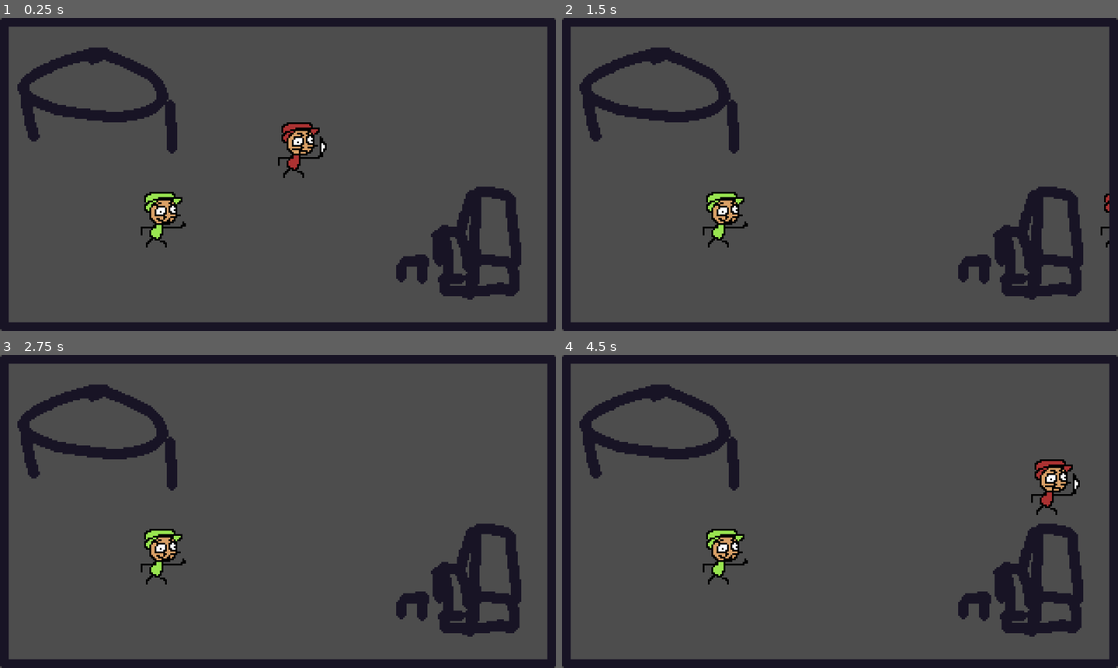
Above: before the commit, frames 1-4 (two rows, left to right).
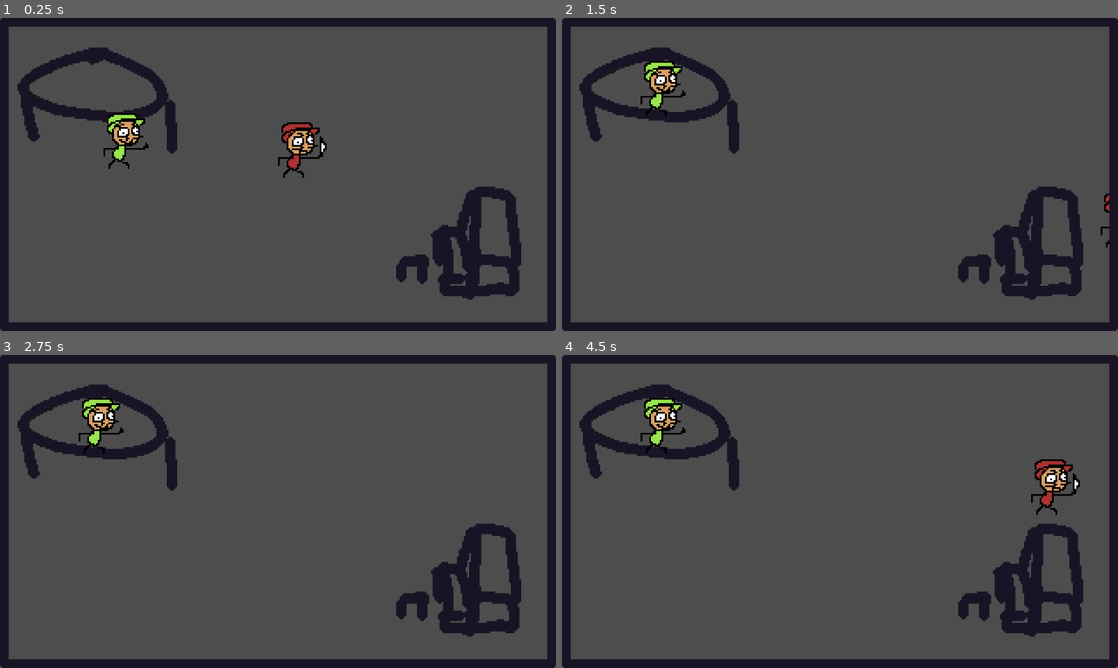
Above: after the commit, the same moments.

Repository: Buzabs/murder84
Game: Godot game, scene res://Maps/test_map.tscn
Same seed, same stepped clock (60 frames per second), same inputs: the game is played once before the commit and once after it.
Inputs:
- Up to frame 1 (0.25 s): no input
- Up to frame 2 (1.5 s): hold D (Right) 0.53-1.28 s; hold S (Down) from 1.28 s (still down)
- Up to frame 3 (2.75 s): release S (Down) at 2.03 s; hold D (Right) from 2.03 s (still down)
- Up to frame 4 (4.5 s): tap Enter at 2.75, 4.25 s; release D (Right) at 2.78 s; hold W (Up) 2.78-3.53 s; tap Space at 3.5 s; hold A (Left) from 3.53 s (still down)

The runs differ from the first frame. In frame 1, 1.5% of the frame differs, in the area x 18-34%, y 30-74%; in frame 2, 1.5%, in the area x 14-34%, y 13-74%; in frame 3, 1.5%; in frame 4, 1.5%.

Commit message:
NPC wander fixed
better wandering, can now set action positions and action time

Diff:
--- a/Maps/test_map.tscn
+++ b/Maps/test_map.tscn
@@ -14,13 +14,15 @@
 [node name="Room" type="Sprite2D" parent="." unique_id=137493563]
 texture = ExtResource("2_hj615")
 
-[node name="Marker2D" type="Marker2D" parent="." unique_id=1370893264]
+[node name="Table" type="Marker2D" parent="." unique_id=1370893264]
 position = Vector2(-102, -52)
 
-[node name="Marker2D2" type="Marker2D" parent="." unique_id=925323056]
-position = Vector2(113, 43)
+[node name="Piano" type="Marker2D" parent="." unique_id=925323056]
+position = Vector2(112, 45)
 
-[node name="Npc" parent="." unique_id=1508994874 node_paths=PackedStringArray("targets") instance=ExtResource("3_p5beq")]
+[node name="Npc" parent="." unique_id=1508994874 node_paths=PackedStringArray("actions") instance=ExtResource("3_p5beq")]
 position = Vector2(-65, 26)
-targets = [NodePath("../Marker2D"), NodePath("../Marker2D2")]
-time_on_target = Array[float]([0.0])
+actions = {
+NodePath("../Table"): 10.0,
+NodePath("../Piano"): 15.0
+}
--- a/NPC/NPC.tscn
+++ b/NPC/NPC.tscn
@@ -8,9 +8,8 @@
 [sub_resource type="RectangleShape2D" id="RectangleShape2D_l88s5"]
 size = Vector2(26, 32)
 
-[node name="Npc" type="CharacterBody2D" unique_id=1508994874 node_paths=PackedStringArray("targets")]
+[node name="Npc" type="CharacterBody2D" unique_id=1508994874]
 script = ExtResource("1_6fl5w")
-targets = [null, null]
 
 [node name="StateMachine" type="Node" parent="." unique_id=1165740488 node_paths=PackedStringArray("initial_state")]
 script = ExtResource("1_gxmj8")
--- a/Scripts/NPC/npc.gd
+++ b/Scripts/NPC/npc.gd
@@ -1,5 +1,4 @@
 class_name Npc
 extends CharacterBody2D
 
-@export var targets: Array[Marker2D] = []
-@export var time_on_target: Array[float] = []
+@export var actions: Dictionary[Marker2D, float]= {}
--- a/Scripts/StateMachine/NPC_states/wander.gd
+++ b/Scripts/StateMachine/NPC_states/wander.gd
@@ -1,23 +1,31 @@
+class_name WanderState
 extends State
 
+var speed = 200
+var current_target: Vector2
+var wandering_started := false
 
-var speed = 200
+func enter(previous_state: State) -> void:
+	current_target = parent.global_position
+	if not wandering_started:
+		wandering_started = true
+		_wander_loop()
+
+func _wander_loop() -> void:
+	while true:
+		for marker in parent.actions:
+				current_target = marker.position
+				await get_tree().create_timer(parent.actions[marker]).timeout
 
 
-# Called every frame. 'delta' is the elapsed time since the previous frame.
 func physics_process(delta: float) -> void:
-	while(true):
-		for target in parent.targets:
-			if target is Marker2D:
-				await get_tree().create_timer(10.0).timeout
-				move_towards(target.position)
+	move_towards(current_target)
 
 
 
 func move_towards(target_position):
 	if parent.global_position.distance_to(target_position) > 4.0:
 		var direction = parent.global_position.direction_to(target_position)
-
 		parent.velocity = direction * speed
 	else:
 		parent.velocity = Vector2.ZERO
--- a/Scripts/StateMachine/state.gd
+++ b/Scripts/StateMachine/state.gd
@@ -1,7 +1,7 @@
 class_name State
 extends Node
 
-var parent: CharacterBody2D
+var parent: Npc
 var state_machine: StateMachine
 
 func enter(previous_state: State) -> void:
